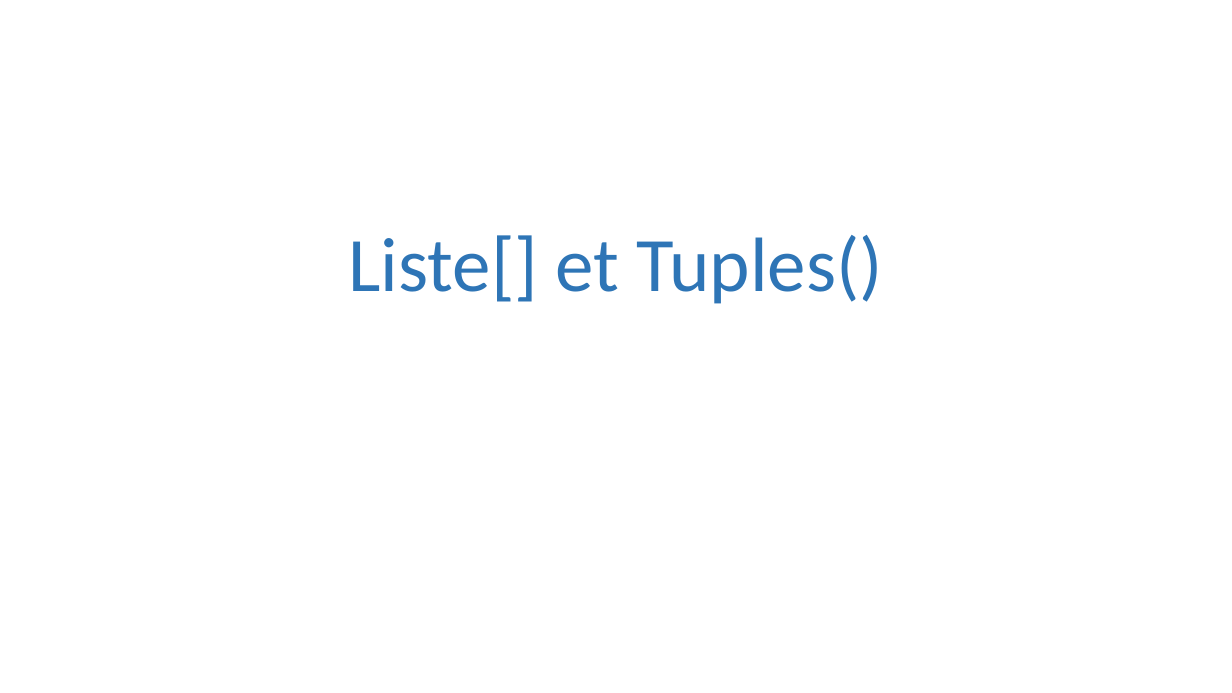
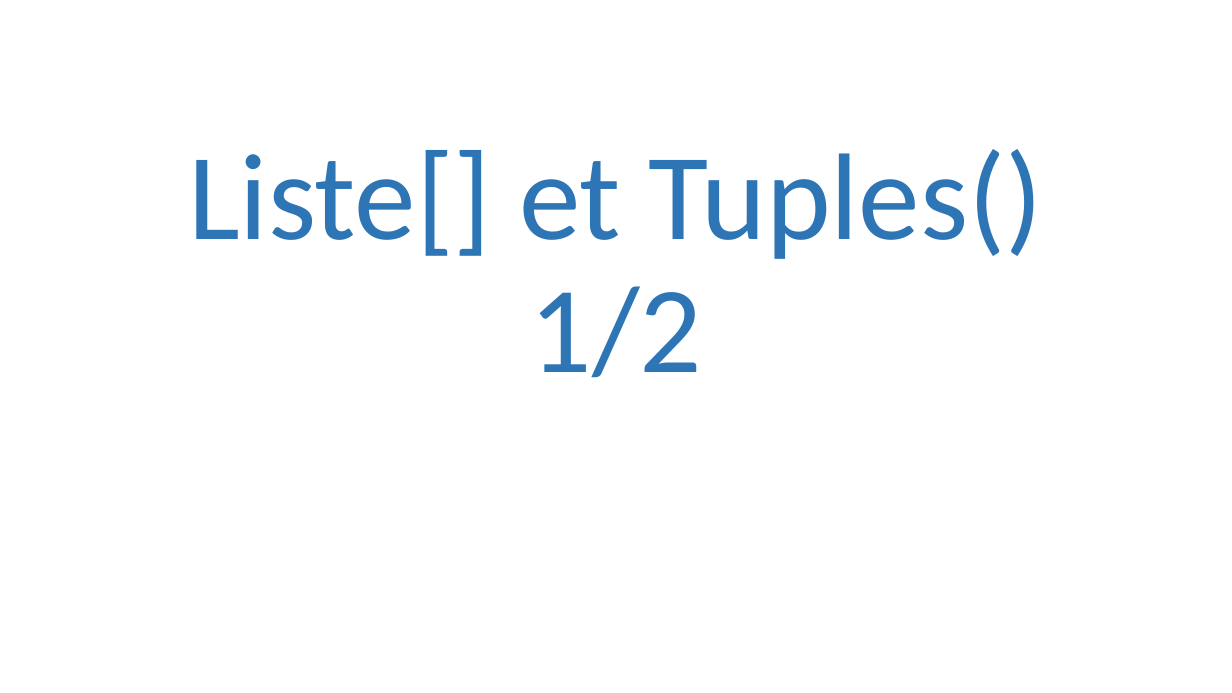
Before and after one commit to julienPalleau/PythonDoc, a slide deck: slide 58 of Python-resume.pptx (slide 52 before the commit). Drawn at 1232x693 pixels with LibreOffice and Linux fonts; fonts in the diff are those of the drawing. Boxes give left, top, right and bottom in pixels: in the first picture for what was removed or moved away, otherwise in the second. Text is boxed around its words. In the diff, an @@ line names an element or a change of style, - is before the commit and + after.

```diff
--- a/Python-resume.pptx
+++ b/Python-resume.pptx
@@ title at (188,149,1043,378): text changed; size 60 to 96 pt @@
-Liste[] et Tuples()
+Liste[] et Tuples()
+1/2
```
Also in this commit, not shown: 3 other slides changed, 18 slides added, 1 slide removed.
